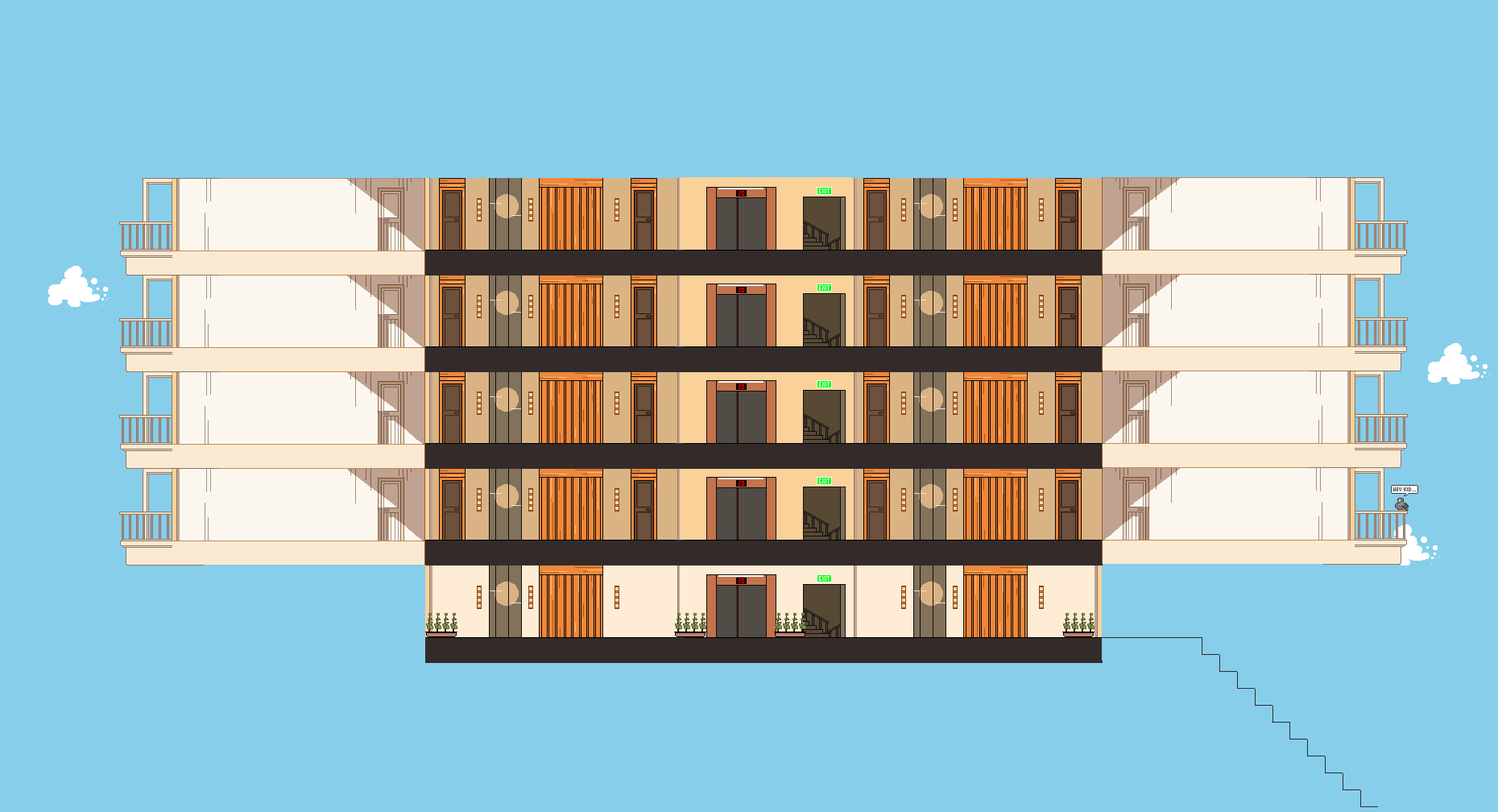
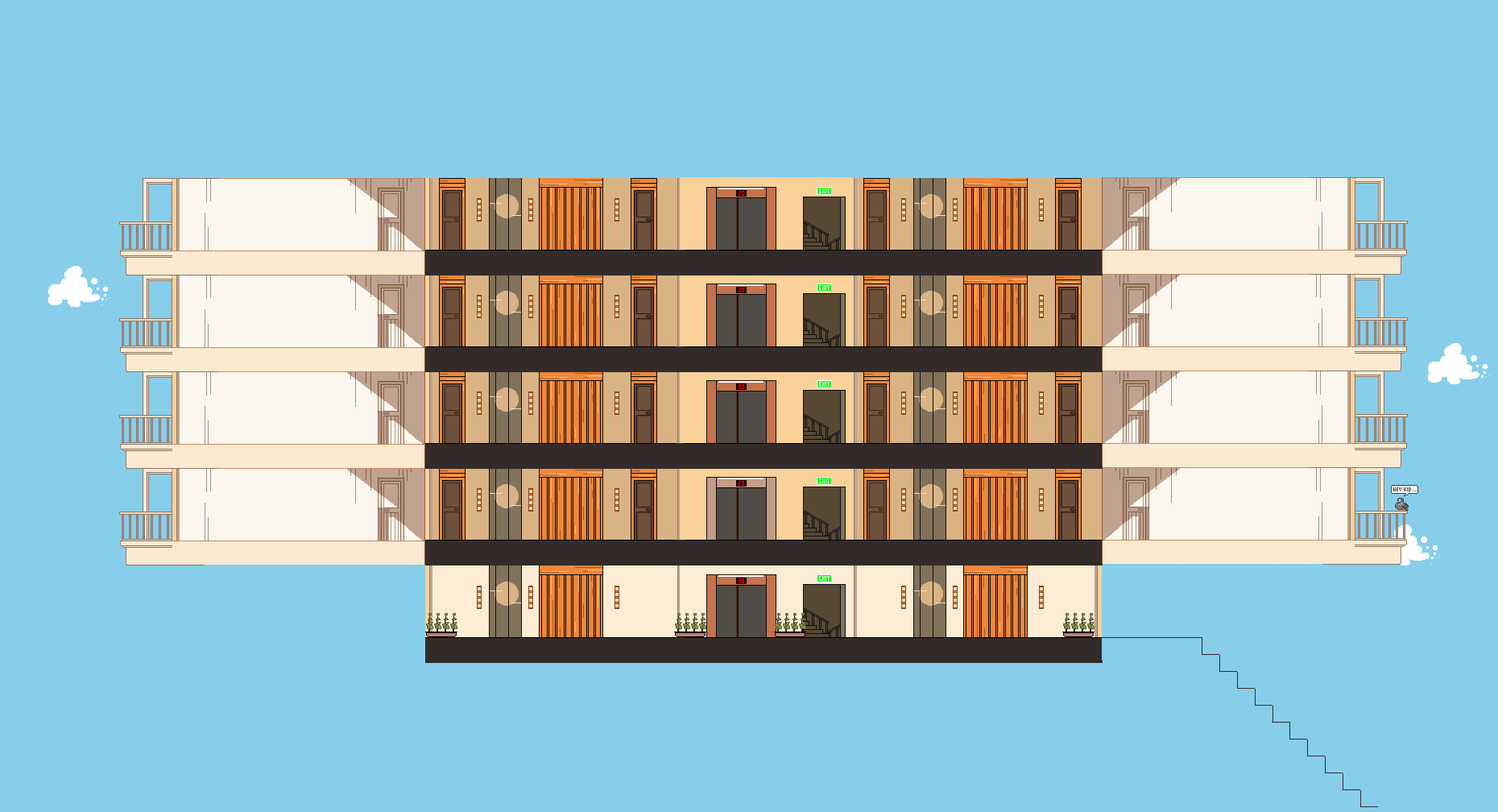
Revision of a layered 1498 x 812 image; what changed, layer by layer:
painted on "Gradient Fill 1" over [706, 477, 776, 540]
